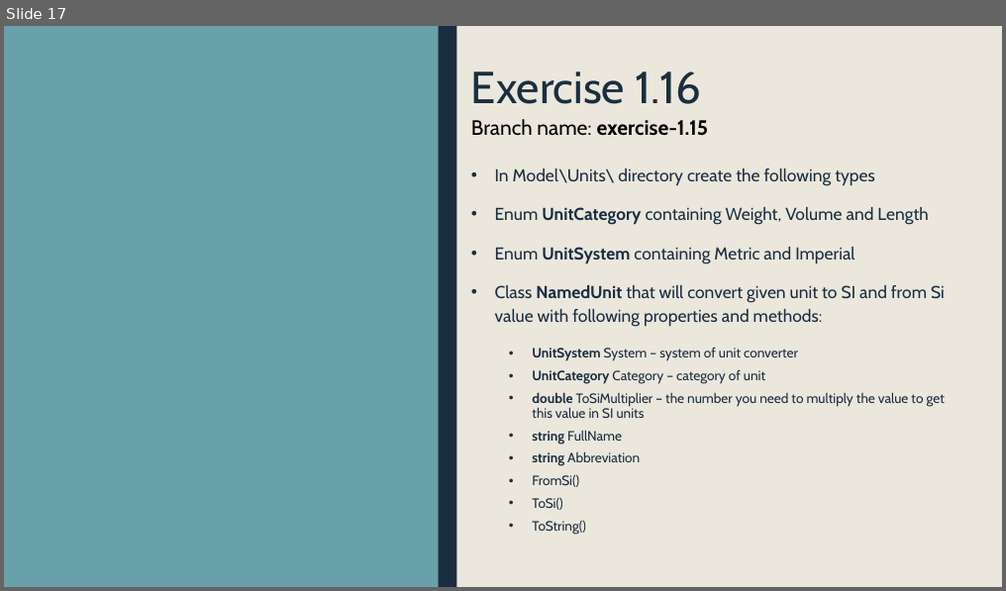
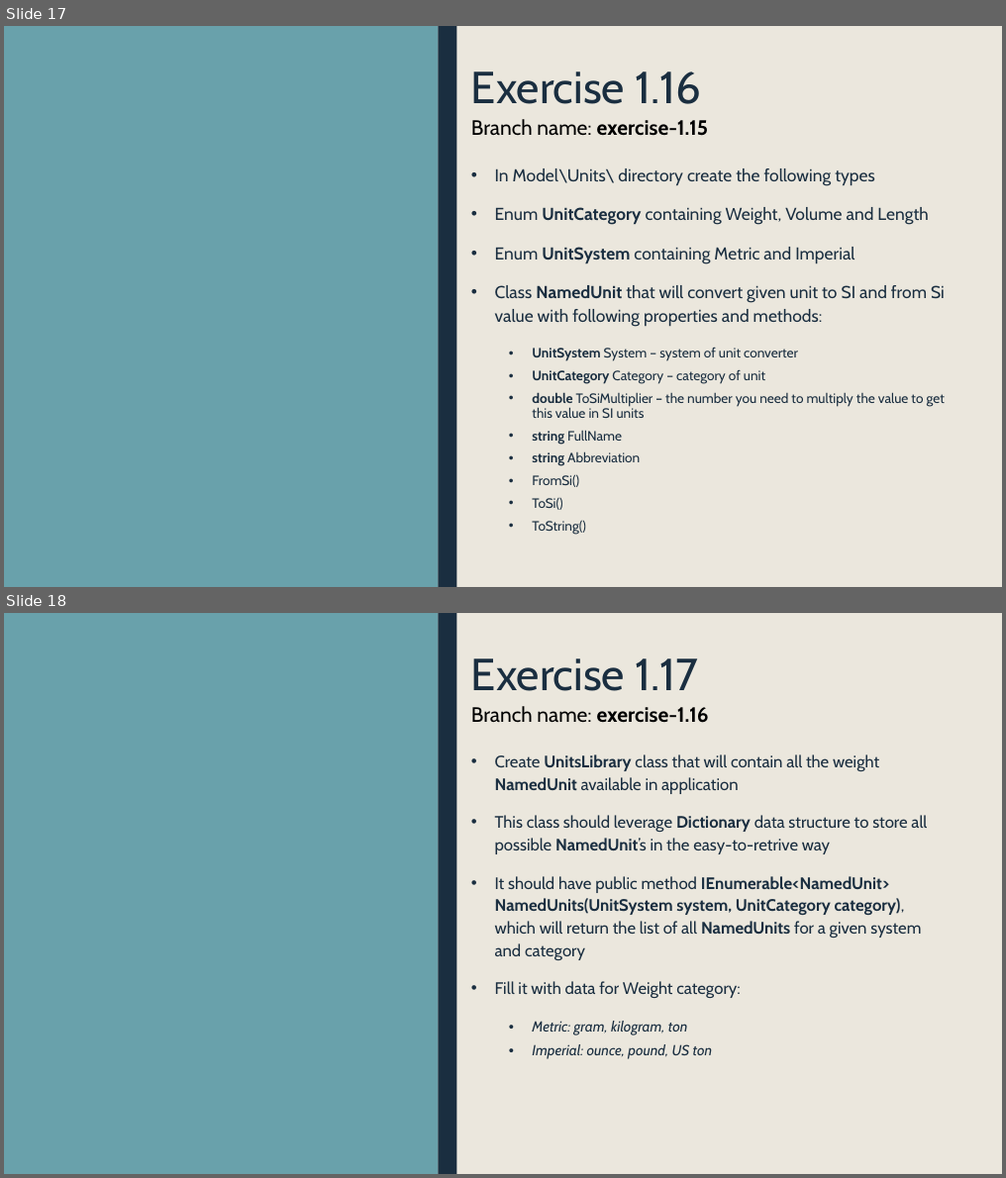
Before and after one commit to krajniak/PumConverter, a slide deck: exercises.pptx. Shown one above the other, each under a label of ours: slide 17 before the commit, slides 17 and 18 after it. The pictures are 1006x591 and 1006x1178 pixels, drawn with LibreOffice and Linux fonts; fonts in the diff are those of the drawing. Boxes give left, top, right and bottom in pixels: in the first picture for what was removed or moved away, otherwise in the second. Text is boxed around its words. In the diff, an @@ line names an element or a change of style, - is before the commit and + after.

Commit message:
Added unit library

```diff
--- a/exercises.pptx
+++ b/exercises.pptx
@@ slide 18 added at (x1=4, y1=613, x2=1002, y2=1174), background #EBE7DD; not listed: 2 template elements that a slide beside it also shows @@
@@ title added at (x1=471, y1=659, x2=698, y2=691), 43.2 pt, text #1A2E40 @@
+Exercise 1.17
@@ text added at (x1=471, y1=706, x2=709, y2=723), 20 pt, text #000000, bold @@
+Branch name: exercise-1.16
@@ text added at (x1=495, y1=755, x2=927, y2=1059), 16 pt, text #1A2E40 @@
+• Create UnitsLibrary class that will contain all the weight NamedUnit available in application
+• This class should leverage Dictionary data structure to store all possible NamedUnit’s in the easy-to-retrive way
+• It should have public method IEnumerable<NamedUnit> NamedUnits(UnitSystem system, UnitCategory category), which will return the list of all NamedUnits for a given system and category
+• Fill it with data for Weight category:
+  • Metric: gram, kilogram, ton
+  • Imperial: ounce, pound, US ton
```
Also in this commit, not shown: 3 other files.
